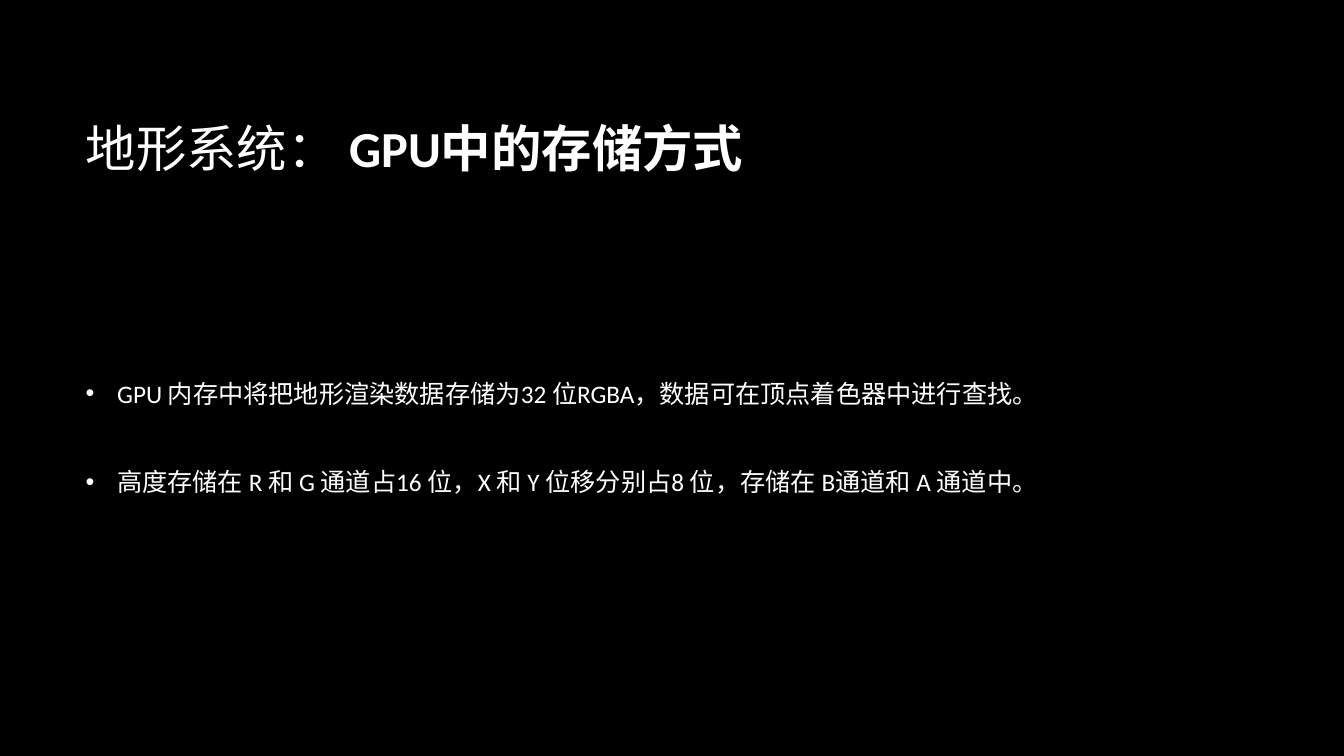
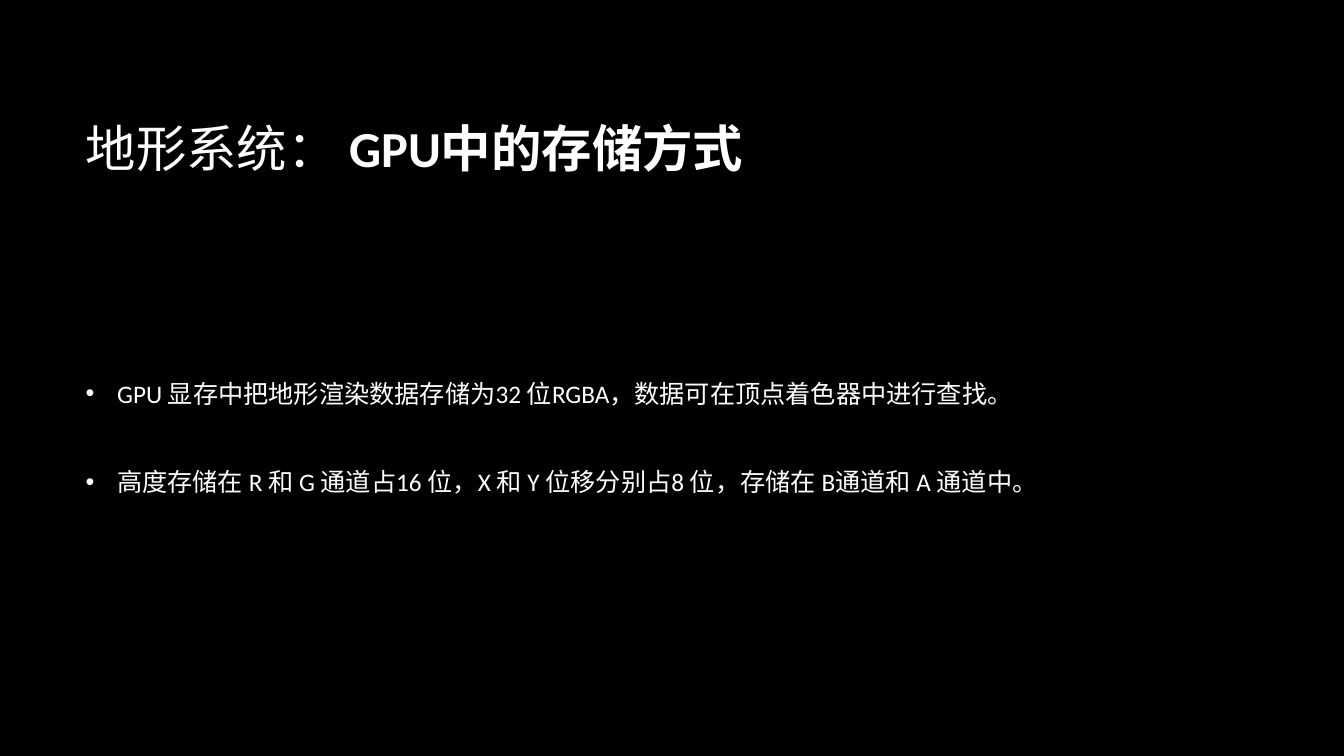
Before and after one commit to BattalionCommander/UE4_C-_Notes, a slide deck: slide 9 of Unreal engine 4.pptx. Drawn at 1344x756 pixels with LibreOffice and Linux fonts; fonts in the diff are those of the drawing; background and template pictures are left out. Boxes give left, top, right and bottom in pixels: in the first picture for what was removed or moved away, otherwise in the second. Text is boxed around its words. In the diff, an @@ line names an element or a change of style, - is before the commit and + after.

```diff
--- a/Unreal engine 4.pptx
+++ b/Unreal engine 4.pptx
@@ text at bbox=[117, 381, 1013, 406]: text changed @@
-• GPU 内存中将把地形渲染数据存储为32 位RGBA，数据可在顶点着色器中进行查找。
+• GPU 显存中把地形渲染数据存储为32 位RGBA，数据可在顶点着色器中进行查找。
```
Also in this commit, not shown: 1 other slide changed, 1 other file.
